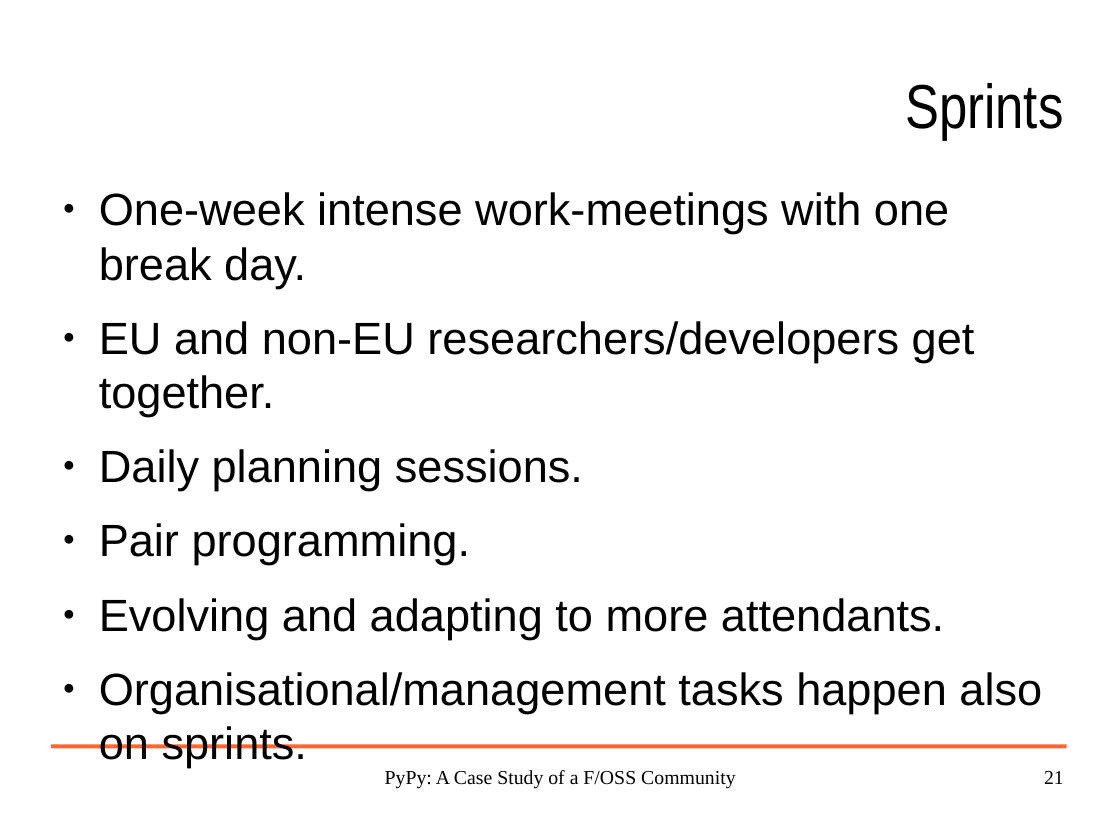
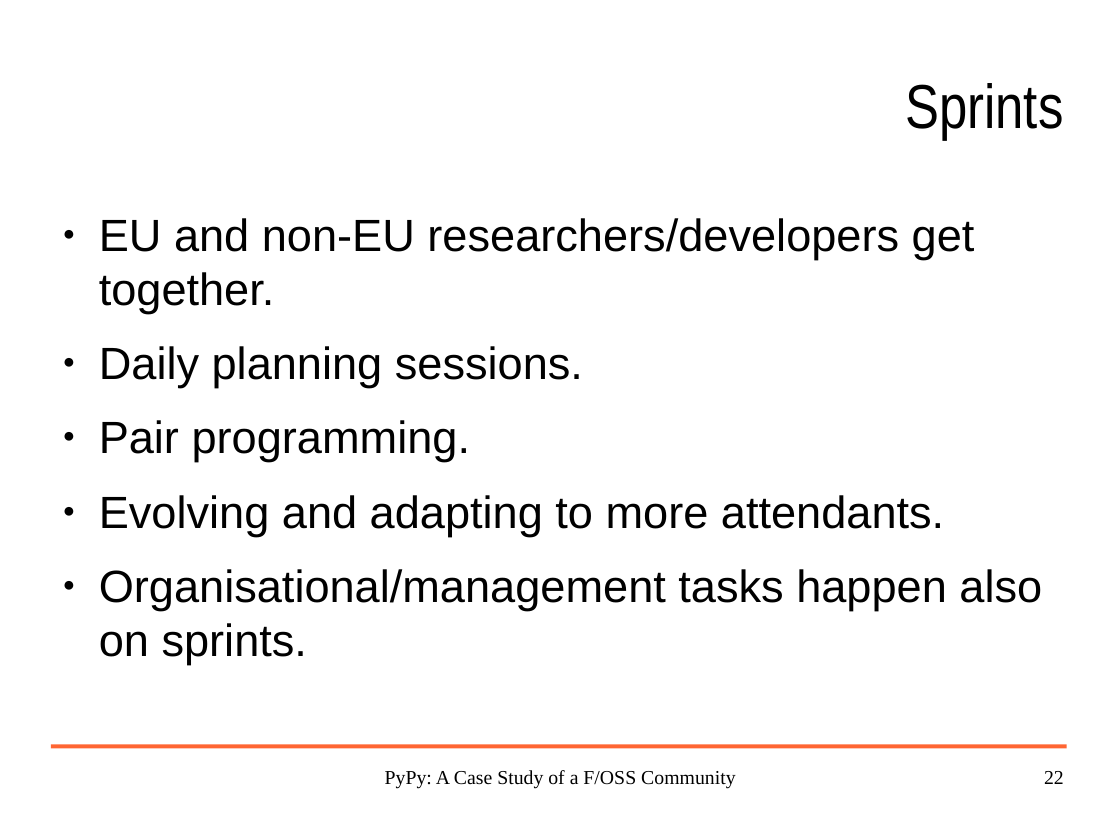
Before and after one commit to wdv4758h/pypy-extradoc, a slide deck: slide 22 of talk/pypy_euworkshop_2005-12-08/pypy-brussels-2005-12-08.odp (slide 21 before the commit). Drawn at 1120x840 pixels with LibreOffice and Linux fonts; fonts in the diff are those of the drawing; background and template pictures are left out. Boxes give left, top, right and bottom in pixels: in the first picture for what was removed or moved away, otherwise in the second. Text is boxed around its words. In the diff, an @@ line names an element or a change of style, - is before the commit and + after.

```diff
--- a/talk/pypy_euworkshop_2005-12-08/pypy-brussels-2005-12-08.odp
+++ b/talk/pypy_euworkshop_2005-12-08/pypy-brussels-2005-12-08.odp
@@ text "EU and non-EU researchers/developers get ...": place and size @@
-text "EU and non-EU researchers/developers get ..." at (99, 192, 1042, 714)
+text "EU and non-EU researchers/developers get ..." at (99, 218, 1042, 665)
@@ text at (99, 192, 949, 288): paragraph removed @@
-● One-week intense work-meetings with one break day.
@@ page number at (1044, 771, 1064, 784): text changed @@
-21
+22
```
Also in this commit, not shown: 2 other slides changed, 3 slides added, 1 other file.
